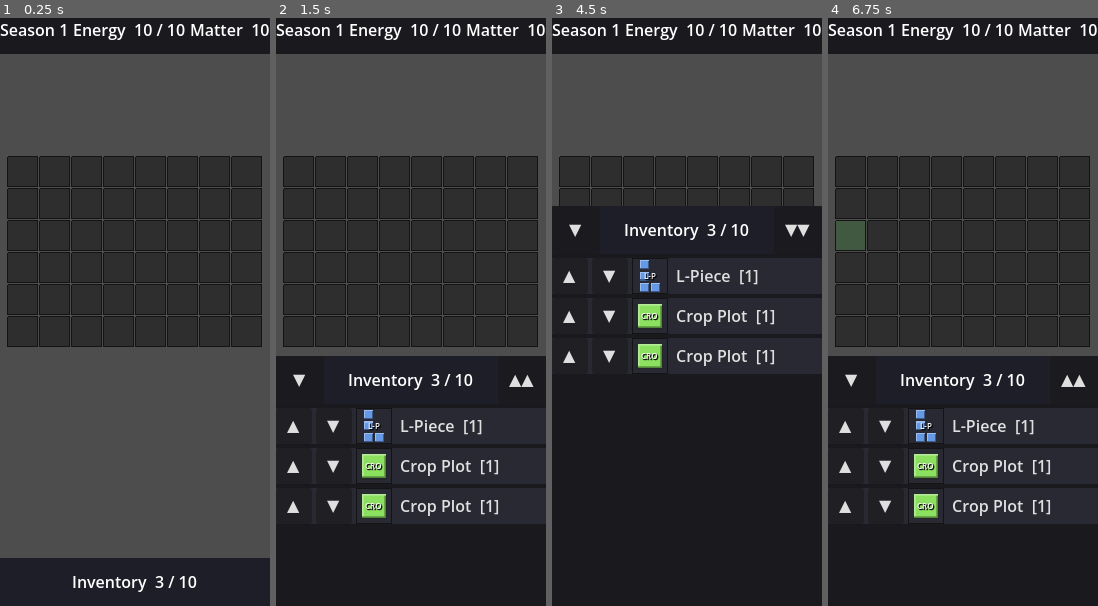
Above: before the commit, frames 1-4 (left to right).
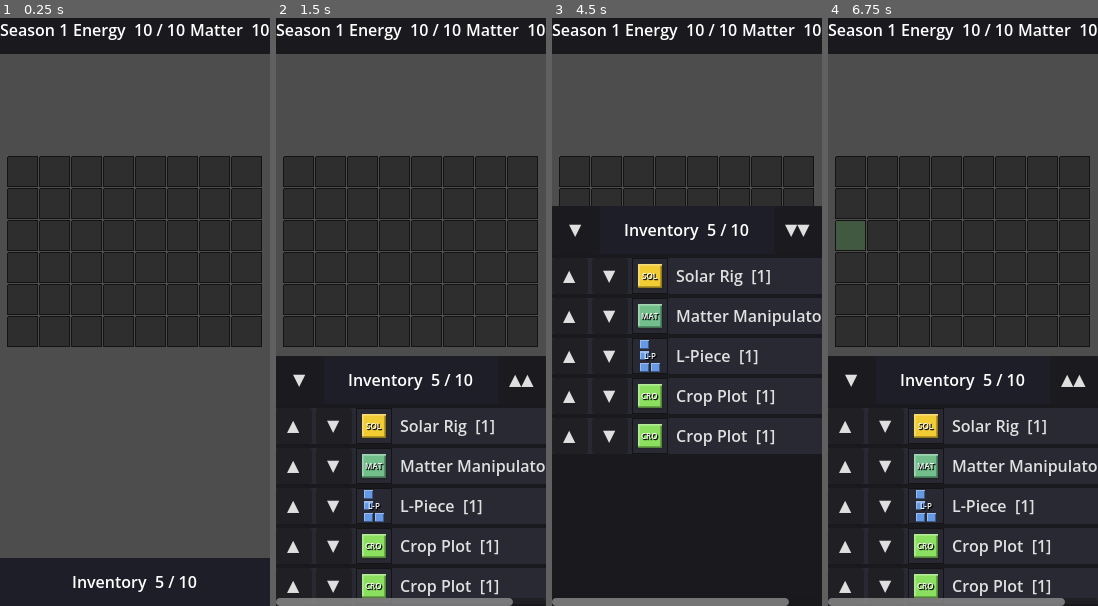
Above: after the commit, the same moments.

Repository: Kirkules/exofarm-vibe
Game: Godot game, scene res://scenes/game/game.tscn
Two runs of this game, one before a commit and one after it. Both use one fixed random seed, a clock stepped at 60 frames per second and the inputs below.
Inputs (mouse positions are in pixels of both pictures, inside the frame that each line leads up to):
- Up to frame 1 (0.25 s): no input
- Up to frame 2 (1.5 s): click "Inventory 3 / 10" (after the commit: "Inventory 5 / 10") at 0.5 s; click (373, 423) at 1.25 s, where only the run after the commit has a clickable "SOL"
- Up to frame 3 (4.5 s): click (649, 464) at 2 s, where only the run after the commit has a clickable "MAT"; click "▼" at 2.75 s; click "Inventory 3 / 10" (after the commit: "Inventory 5 / 10") at 3.5 s; click "▲▲" at 4.25 s
- Up to frame 4 (6.75 s): click (925, 276) at 5 s, where only the run after the commit has a clickable "SOL"; click (925, 317) at 5.75 s, where only the run after the commit has a clickable "MAT"; click "▼" at 6.5 s

The runs differ from the first frame. In frame 1, less than 0.1% of the frame differs, in the area x 57-61%, y 94-97%; in frame 2, 5.5%, in the area x 0-100%, y 60-100%; in frame 3, 5.5%; in frame 4, 5.5%.

Commit message:
Add PlaceableDefinition and BuildingDefinition resource classes
Introduce a PlaceableDefinition base Resource (display_name, shape,
slot_size, moveable) and a BuildingDefinition subclass (energy_production,
matter_production) as the foundation for all grid-placeable element types.

All inventory items now carry a PlaceableDefinition as their data payload
instead of a raw PieceShape. Shape access goes through .shape on the
definition; is-type checks updated throughout (farm_grid, inventory_ui,
game).

Solar Rig (3 energy/season) and Matter Manipulator (3 matter/season) added
as the first real BuildingDefinition instances. Test pieces (L-Piece, Crop
Plot) converted to plain PlaceableDefinition instances.

Co-Authored-By: Claude Sonnet 4.6 <noreply@anthropic.com>

Diff:
--- a/scenes/game/game.gd
+++ b/scenes/game/game.gd
@@ -24,18 +24,55 @@
 	farm_grid.inventory_item_pickup_confirmed.connect(_on_inventory_item_pickup_confirmed)
 	hud_ui.next_season_pressed.connect(_on_next_season_pressed)
 
-	# Phase 0: seed inventory with test pieces.
+	# Seed inventory with starting buildings and test pieces.
+	for def: PlaceableDefinition in _starting_placeables():
+		_inventory.add(InventoryItem.new(def.display_name, def.slot_size, def))
+
+func _starting_placeables() -> Array[PlaceableDefinition]:
+	var result: Array[PlaceableDefinition] = []
+
+	# Solar Rig — produces energy each season.
+	var solar_shape: PieceShape = PieceShape.new()
+	solar_shape.color = Color(0.95, 0.80, 0.20)
+	solar_shape.label = "SOL"
+	var solar_rig: BuildingDefinition = BuildingDefinition.new()
+	solar_rig.display_name = "Solar Rig"
+	solar_rig.shape = solar_shape
+	solar_rig.moveable = false
+	solar_rig.energy_production = 3
+	result.append(solar_rig)
+
+	# Matter Manipulator — produces matter each season.
+	var matter_shape: PieceShape = PieceShape.new()
+	matter_shape.color = Color(0.45, 0.75, 0.55)
+	matter_shape.label = "MAT"
+	var matter_manip: BuildingDefinition = BuildingDefinition.new()
+	matter_manip.display_name = "Matter Manipulator"
+	matter_manip.shape = matter_shape
+	matter_manip.moveable = false
+	matter_manip.matter_production = 3
+	result.append(matter_manip)
+
+	# Placeholder test pieces (to be replaced by proper definitions in later phases).
 	var l_shape: PieceShape = PieceShape.new()
 	l_shape.offsets = [Vector2i(0, 0), Vector2i(1, 0), Vector2i(2, 0), Vector2i(2, 1)]
 	l_shape.color = Color(0.40, 0.60, 0.90)
 	l_shape.effect_range = 2
-	_inventory.add(InventoryItem.new("L-Piece", 1, l_shape.with_centered_origin()))
+	var l_piece: PlaceableDefinition = PlaceableDefinition.new()
+	l_piece.display_name = "L-Piece"
+	l_piece.shape = l_shape.with_centered_origin()
+	result.append(l_piece)
 
-	var singleton_shape: PieceShape = PieceShape.new()
-	singleton_shape.color = Color(0.55, 0.88, 0.38)
-	singleton_shape.effect_range = 1
-	_inventory.add(InventoryItem.new("Crop Plot", 1, singleton_shape))
-	_inventory.add(InventoryItem.new("Crop Plot", 1, singleton_shape))
+	var crop_shape: PieceShape = PieceShape.new()
+	crop_shape.color = Color(0.55, 0.88, 0.38)
+	crop_shape.effect_range = 1
+	var crop_plot: PlaceableDefinition = PlaceableDefinition.new()
+	crop_plot.display_name = "Crop Plot"
+	crop_plot.shape = crop_shape
+	result.append(crop_plot)
+	result.append(crop_plot)  # two copies
+
+	return result
 
 func _unhandled_input(event: InputEvent) -> void:
 	# Phase 0: Enter/space rotates the held piece clockwise.
@@ -45,7 +82,7 @@
 func _on_item_requested(item: InventoryItem) -> void:
 	if farm_grid.has_held_piece or farm_grid.has_pending_pickup:
 		return
-	if item.data is PieceShape:
+	if item.data is PlaceableDefinition:
 		farm_grid.begin_pending_inventory_hold(item)
 
 func _on_inventory_item_pickup_confirmed(item: InventoryItem) -> void:
--- a/scenes/game/grid/farm_grid.gd
+++ b/scenes/game/grid/farm_grid.gd
@@ -363,7 +363,7 @@
 				emit_signal("piece_picked_up_from_grid", val, shape)
 		PendingSource.INVENTORY:
 			if _pending_inv_item != null:
-				var shape: PieceShape = _pending_inv_item.data
+				var shape: PieceShape = (_pending_inv_item.data as PlaceableDefinition).shape
 				_held_shape      = shape
 				_held_origin     = HeldOrigin.INVENTORY
 				_held_label_hint = _pending_inv_item.display_name
--- a/scenes/game/ui/inventory_ui.gd
+++ b/scenes/game/ui/inventory_ui.gd
@@ -213,21 +213,22 @@
 	btn_dn.pressed.connect(_inventory.send_to_bottom.bind(item))
 	hbox.add_child(btn_dn)
 
-	if item.data is PieceShape:
+	if item.data is PlaceableDefinition:
+		var shape: PieceShape = (item.data as PlaceableDefinition).shape
 		var icon_btn: Button = Button.new()
 		icon_btn.custom_minimum_size = Vector2(ROW_H, ROW_H)
 		icon_btn.flat = true
 		icon_btn.button_down.connect(_on_item_tapped.bind(item))
 		hbox.add_child(icon_btn)
 		var icon: TextureRect = TextureRect.new()
-		icon.texture = PieceSpriteGenerator.generate_icon(item.data, item.data.color)
+		icon.texture = PieceSpriteGenerator.generate_icon(shape, shape.color)
 		icon.stretch_mode = TextureRect.STRETCH_KEEP_ASPECT_CENTERED
 		icon.set_anchors_and_offsets_preset(Control.PRESET_FULL_RECT)
 		icon.texture_filter = CanvasItem.TEXTURE_FILTER_NEAREST
 		icon.mouse_filter = Control.MOUSE_FILTER_IGNORE
 		icon_btn.add_child(icon)
 		var icon_label: Label = Label.new()
-		icon_label.text = (item.data as PieceShape).get_label(item.display_name)
+		icon_label.text = shape.get_label(item.display_name)
 		icon_label.set_anchors_and_offsets_preset(Control.PRESET_FULL_RECT)
 		icon_label.horizontal_alignment = HORIZONTAL_ALIGNMENT_CENTER
 		icon_label.vertical_alignment = VERTICAL_ALIGNMENT_CENTER
--- /dev/null
+++ b/scripts/resources/building_definition.gd
@@ -0,0 +1,13 @@
+class_name BuildingDefinition
+extends PlaceableDefinition
+
+## Resource for buildings: fixed structures that produce resources and interact
+## with the power system. Buildings are non-moveable by default.
+##
+## Production values are per-season outputs during the simulation phase.
+## Power fields will be populated when the power system is implemented.
+
+## Energy units produced per season (if this building is a power source).
+@export var energy_production: int = 0
+## Matter units produced per season.
+@export var matter_production: int = 0
--- /dev/null
+++ b/scripts/resources/placeable_definition.gd
@@ -0,0 +1,15 @@
+class_name PlaceableDefinition
+extends Resource
+
+## Base resource for all placeable grid elements (buildings, crops, modules, etc.).
+## Subclass this for each category of placeable; add type-specific fields there.
+
+## Display name shown in the inventory and on tooltips.
+@export var display_name: String = ""
+## The polyomino shape and visual properties of this piece.
+@export var shape: PieceShape
+## Number of inventory slots this item occupies.
+@export var slot_size: int = 1
+## If false, the piece cannot be picked up from the grid during planning.
+## Buildings are fixed by default; other placeables are moveable.
+@export var moveable: bool = true
